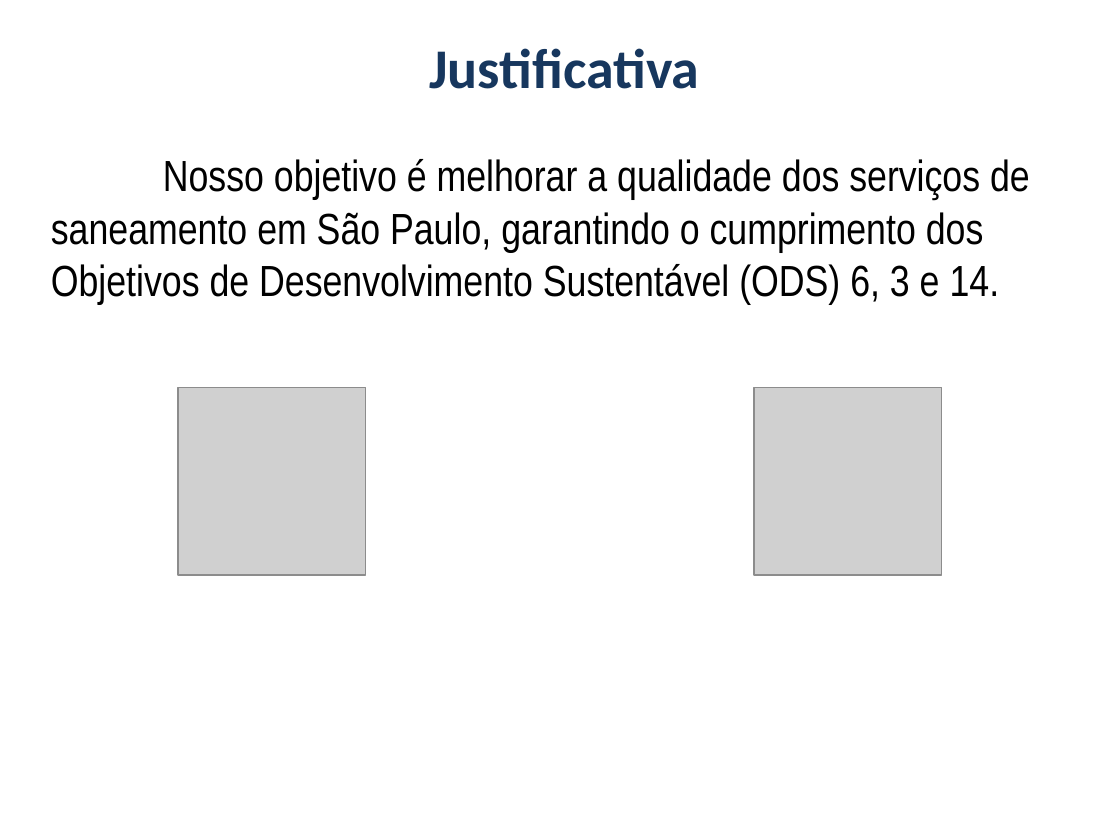
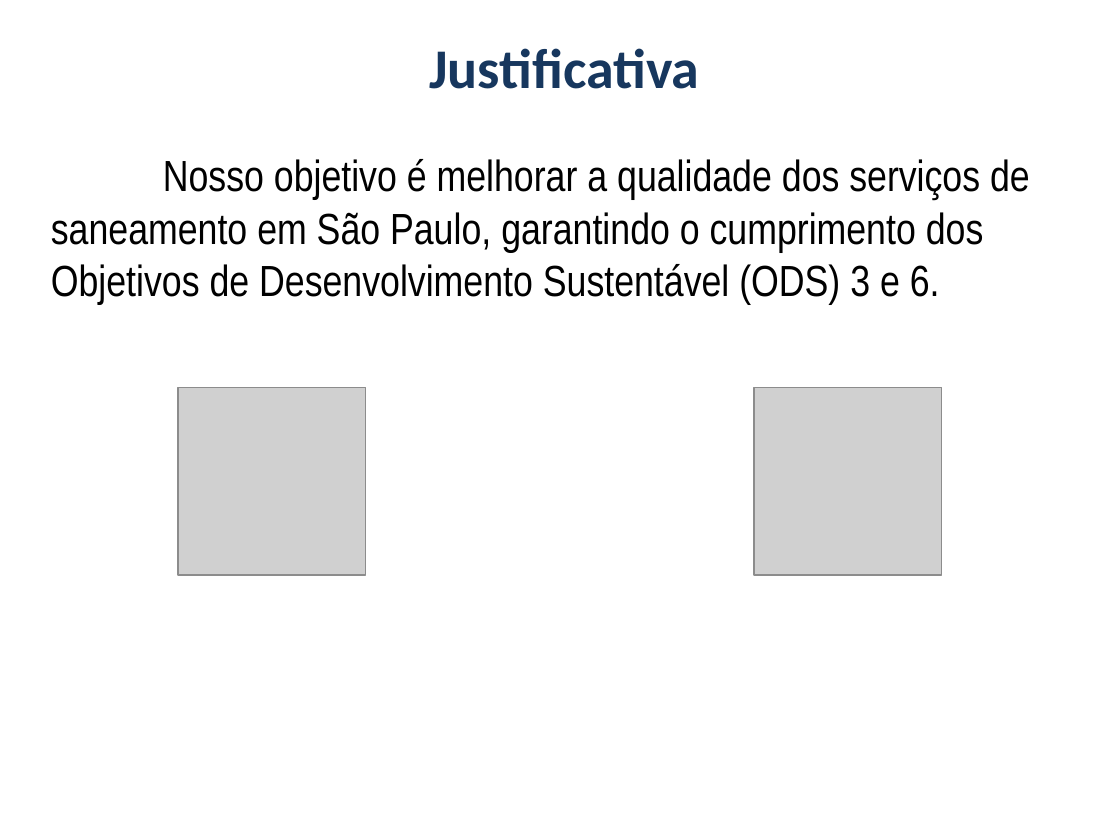
Before and after one commit to devDavyRibeiro/ProjetoIntegrador, a slide deck: slide 4 of ApresentacaoSaneaSP.pptx. Drawn at 1120x840 pixels with LibreOffice and Linux fonts; fonts in the diff are those of the drawing; grey boxes stand for pictures; background and template pictures are left out. Boxes give left, top, right and bottom in pixels: in the first picture for what was removed or moved away, otherwise in the second. Text is boxed around its words. In the diff, an @@ line names an element or a change of style, - is before the commit and + after.

```diff
--- a/ApresentacaoSaneaSP.pptx
+++ b/ApresentacaoSaneaSP.pptx
@@ text at (51,159,1030,304): text changed @@
-Nosso objetivo é melhorar a qualidade dos serviços de saneamento em São Paulo, garantindo o cumprimento dos Objetivos de Desenvolvimento Sustentável (ODS) 6, 3 e 14.
+Nosso objetivo é melhorar a qualidade dos serviços de saneamento em São Paulo, garantindo o cumprimento dos Objetivos de Desenvolvimento Sustentável (ODS) 3 e 6.
```
Also in this commit, not shown: 1 other slide changed, 3 other files.
